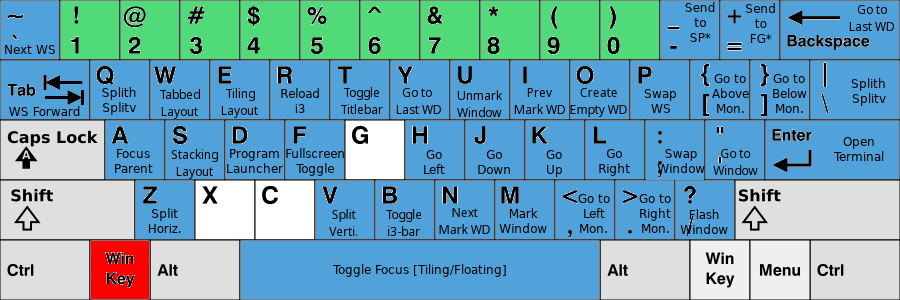
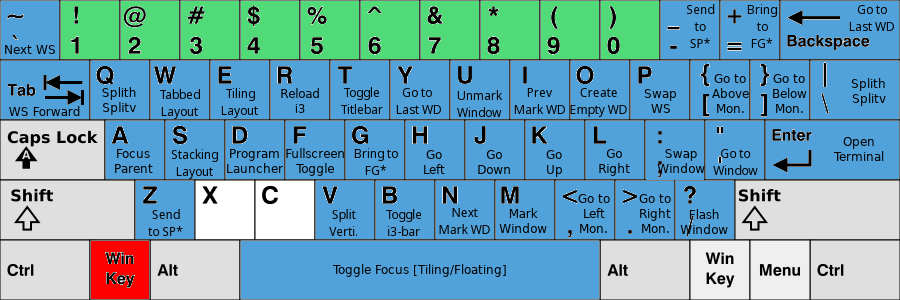
The second (900, 300) image is a revision of the first. Changes to its layers:
added layer "Bring to ..." above "Fullscreen ..." over [354, 148, 398, 175]
renamed "Split ..." to "Send ... #1", painted on it over [148, 208, 183, 236]
painted on "Send ..." over [685, 2, 715, 48]
renamed "Send to ..." to "Bring ...", painted on it over [746, 3, 777, 48]
painted on "KB_United_States-NoAltGr.svg" over [346, 121, 404, 179]
